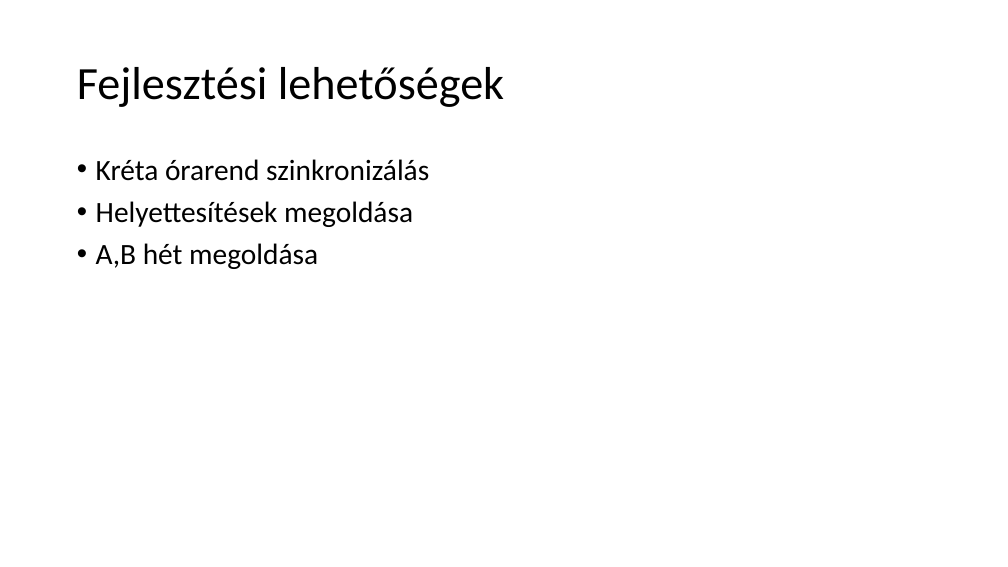
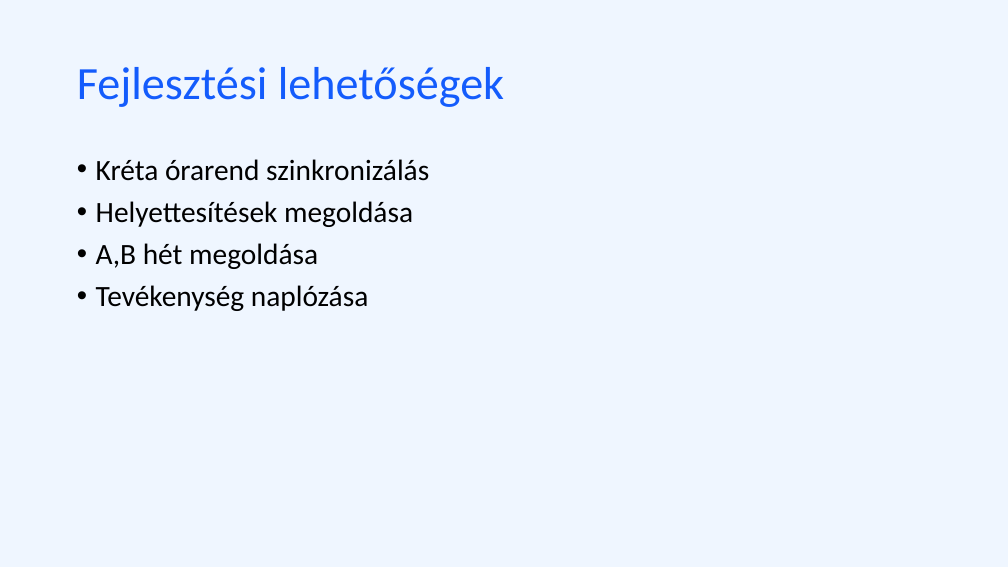
Before and after one commit to nagygabor123/vizsgaremek, a slide deck: slide 16 of Dokumentacio/Eloadas.pptx. Drawn at 1008x567 pixels with LibreOffice and Linux fonts; fonts in the diff are those of the drawing. Boxes give left, top, right and bottom in pixels: in the first picture for what was removed or moved away, otherwise in the second. Text is boxed around its words. In the diff, an @@ line names an element or a change of style, - is before the commit and + after.

```diff
--- a/Dokumentacio/Eloadas.pptx
+++ b/Dokumentacio/Eloadas.pptx
@@ background #FFFFFF to #EFF6FF @@
@@ title "Fejlesztési lehetőségek" at [77, 67, 504, 107]: text colour #000000 to #145CFC @@
@@ text at [96, 285, 368, 311]: paragraph added @@
+• Tevékenység naplózása
```
Also in this commit, not shown: 7 other slides changed, 2 slides added, 2 slides removed.
